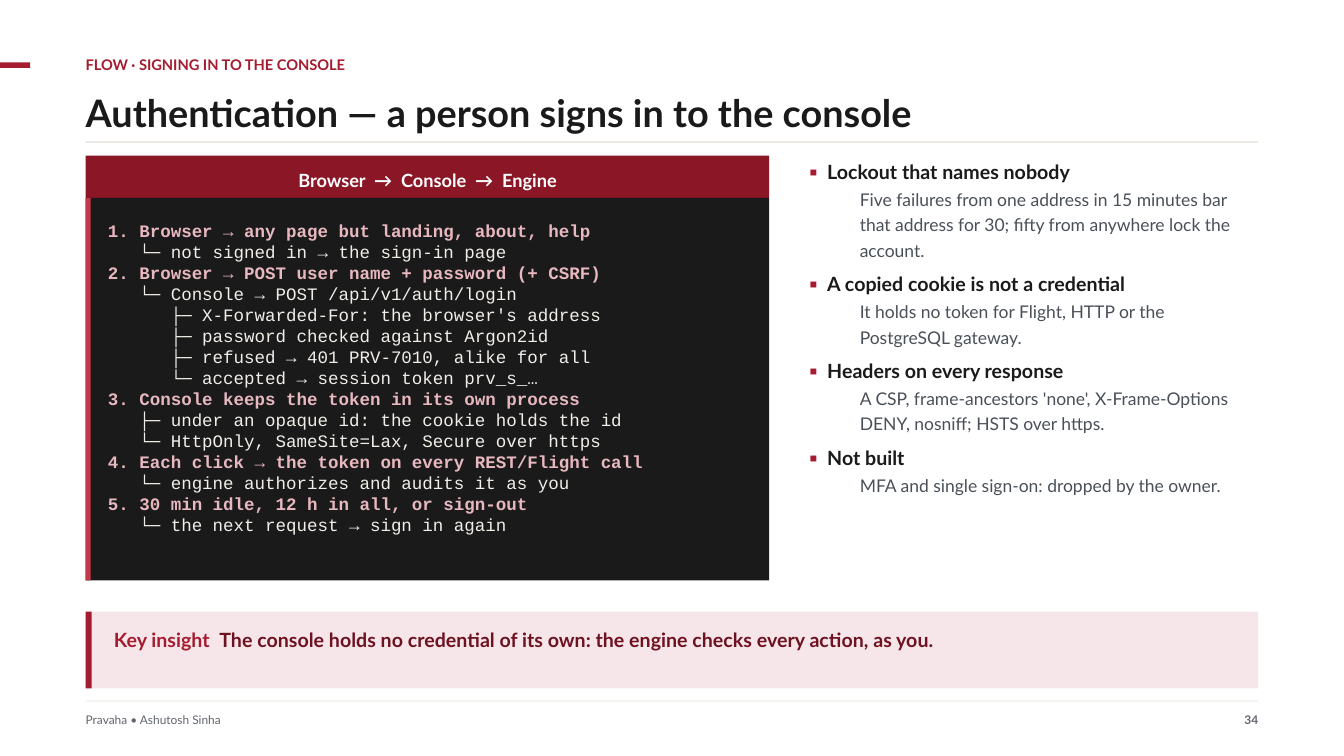
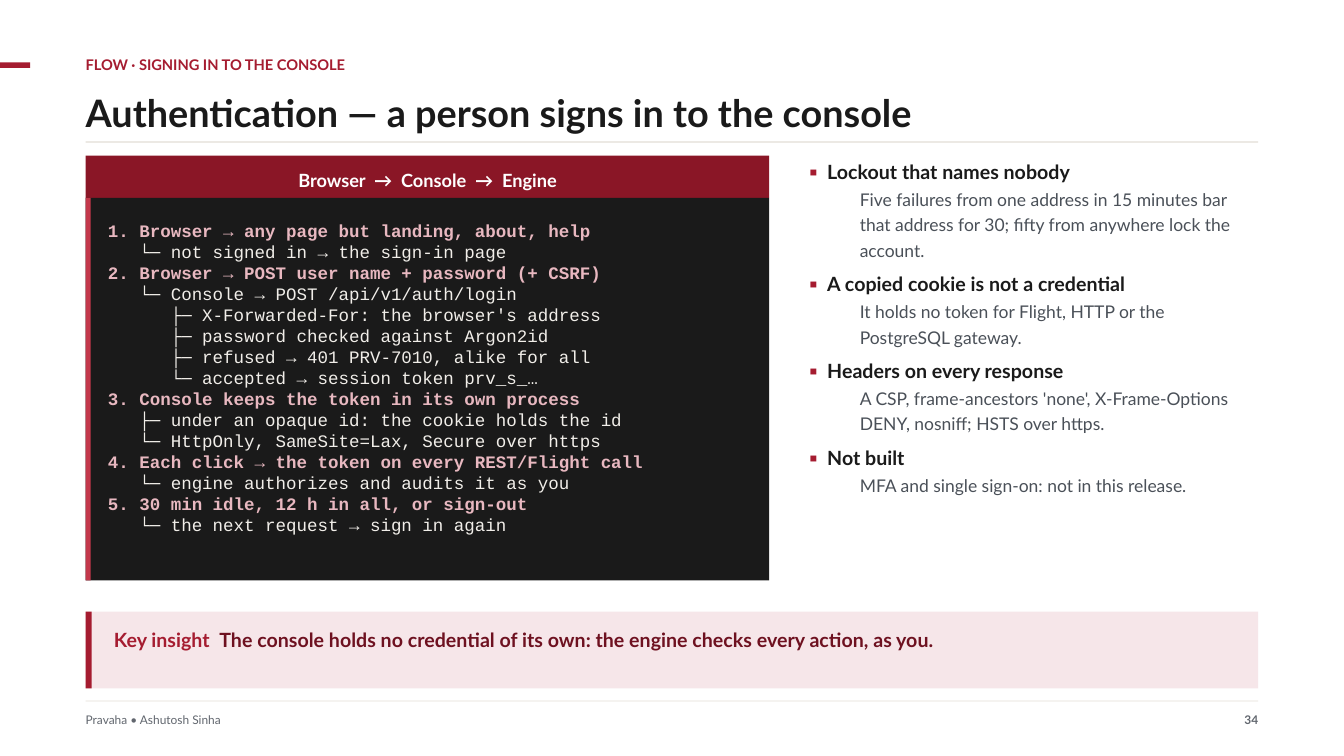
Before and after one commit to ajsinha/pravaha, a slide deck: slide 34 of docs/publications/Pravaha-Continuous-SQL-Engine-Design-and-Evidence.pptx. Drawn at 1344x756 pixels with LibreOffice and Linux fonts; fonts in the diff are those of the drawing. Boxes give left, top, right and bottom in pixels: in the first picture for what was removed or moved away, otherwise in the second. Text is boxed around its words. In the diff, an @@ line names an element or a change of style, - is before the commit and + after.

Commit message:
Deck: audience wording for what is deferred or not built

```diff
--- a/docs/publications/Pravaha-Continuous-SQL-Engine-Design-and-Evidence.pptx
+++ b/docs/publications/Pravaha-Continuous-SQL-Engine-Design-and-Evidence.pptx
@@ text at (x1=860, y1=479, x2=1186, y2=495): text changed @@
-  MFA and single sign-on: dropped by the owner.
+  MFA and single sign-on: not in this release.
```
Also in this commit, not shown: 2 other slides changed, 3 other files.
